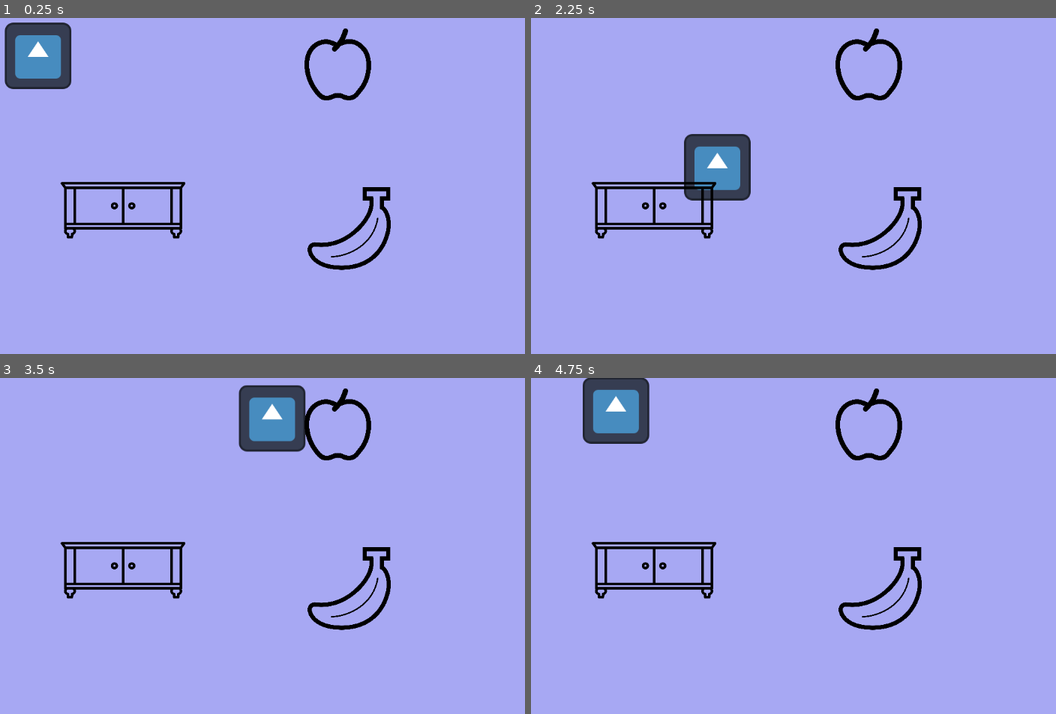
Above: before the commit, frames 1-4 (two rows, left to right).
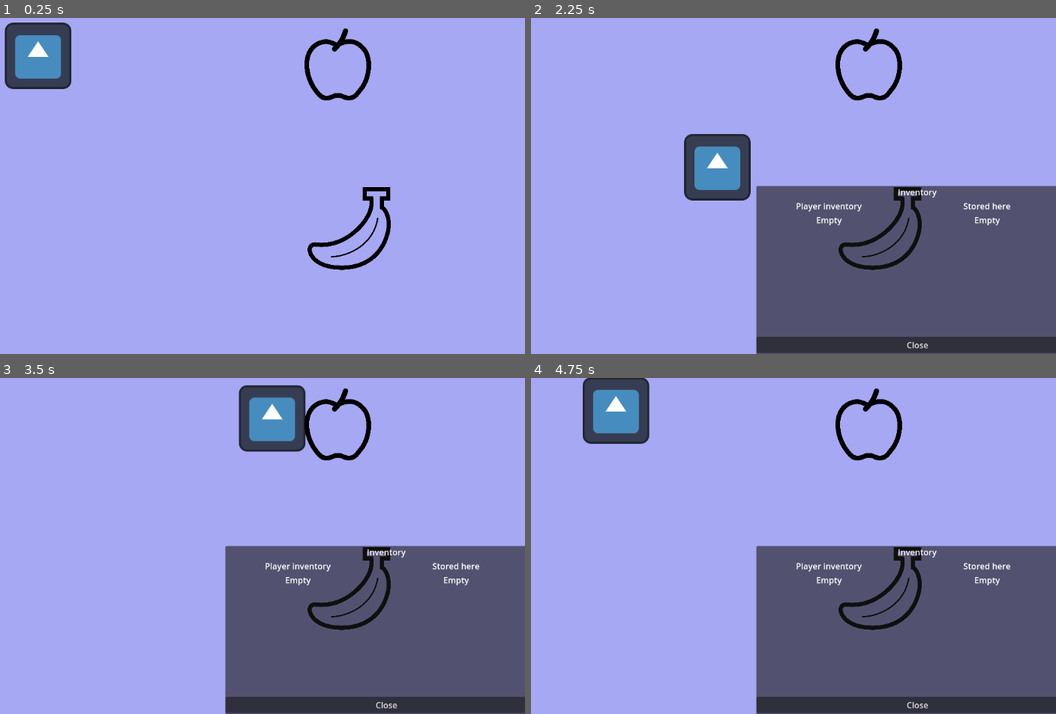
Above: after the commit, the same moments.

Repository: jaslone1/Godot-game
Game: Godot game, scene res://src/worlds/World.tscn
The game is run twice, just before and just after one commit, with the same random seed, the same clock (stepped at 60 frames per second) and the same inputs. The engine's default icon, where the game draws it, is replaced by a stand-in: a white triangle on a blue panel in a dark square.
Inputs:
- Up to frame 1 (0.25 s): no input
- Up to frame 2 (2.25 s): tap Enter at 0.5 s; hold Right (ui_right) 0.53-1.28 s; tap G at 0.6, 1.35, 2.1 s; hold Down (ui_down) 1.28-2.03 s; hold Right (ui_right) from 2.03 s (still down)
- Up to frame 3 (3.5 s): release Right (ui_right) at 2.78 s; hold Up (ui_up) from 2.78 s (still down); tap G at 2.85 s
- Up to frame 4 (4.75 s): release Up (ui_up) at 3.53 s; hold Left (ui_left) from 3.53 s (still down); tap G at 3.6, 4.35 s

The runs differ from the first frame. In frame 1, 1.2% of the frame differs, in the area x 11-36%, y 48-66%; in frame 2, 29%; in frame 3, 29%, in the area x 11-100%, y 48-100%; in frame 4, 29%.

Commit message:
Add two-way storage menus for player and shelf inventories without changing shelf visuals.

Diff:
--- a/src/autoloads/inventory_manager.gd
+++ b/src/autoloads/inventory_manager.gd
@@ -11,33 +11,29 @@
 	inventory_updated.emit()
 	print("Inventory now contains: ", items.size(), " items.")
 
-func remove_item(item: ItemData) -> void:
-	if item == null:
-		return
+func remove_item(item: ItemData) -> bool:
+	if item == null or not items.has(item):
+		return false
 	items.erase(item)
 	inventory_updated.emit()
+	return true
 
 func get_placeable_items_for(target_type: String) -> Array[ItemData]:
 	var options: Array[ItemData] = []
 	for item in items:
-		if item == null:
-			continue
-		if not item.is_placeable:
+		if item == null or not item.is_placeable:
 			continue
 		if item.placeable_on.is_empty() or item.placeable_on.has(target_type):
 			options.append(item)
 	return options
 
 func drop_item(item: ItemData, drop_position: Vector2) -> void:
-	if item == null:
+	if not remove_item(item):
 		return
-	if items.has(item):
-		items.erase(item)
-		inventory_updated.emit()
 
-		var pickup_scene = load("res://src/objects/pickup/pickup_item.tscn")
-		var new_pickup = pickup_scene.instantiate()
-		new_pickup.item_data = item
-		new_pickup.global_position = drop_position
-		get_tree().current_scene.add_child(new_pickup)
-		print("Dropped: ", item.name)
+	var pickup_scene = load("res://src/objects/pickup/pickup_item.tscn")
+	var new_pickup = pickup_scene.instantiate()
+	new_pickup.item_data = item
+	new_pickup.global_position = drop_position
+	get_tree().current_scene.add_child(new_pickup)
+	print("Dropped: ", item.name)
--- a/src/autoloads/ui_manager.gd
+++ b/src/autoloads/ui_manager.gd
@@ -1,43 +1,91 @@
 extends Node
 
-var active_target_furniture: Node2D = null
+var active_target: Node2D = null
+var active_player: Node2D = null
 
-func show_placement_menu(options: Array[ItemData], target_furniture: Node2D) -> void:
-	active_target_furniture = target_furniture
+func show_storage_menu(target: Node2D, player: Node2D) -> void:
+	if not is_instance_valid(target) or not is_instance_valid(player):
+		return
+	if active_target != null:
+		return
 
-	var canvas = CanvasLayer.new()
-	var panel = PanelContainer.new()
-	var vbox = VBoxContainer.new()
+	active_target = target
+	active_player = player
 
-	panel.custom_minimum_size = Vector2(300, 200)
+	var canvas := CanvasLayer.new()
+	canvas.name = "StorageMenu"
+	var panel := PanelContainer.new()
+	panel.custom_minimum_size = Vector2(620, 360)
 	panel.set_anchors_and_offsets_preset(Control.PRESET_CENTER)
 
-	var label = Label.new()
-	label.text = "Choose an item to place:"
-	label.horizontal_alignment = HORIZONTAL_ALIGNMENT_CENTER
-	vbox.add_child(label)
+	var root := VBoxContainer.new()
+	var title := Label.new()
+	title.text = "Inventory"
+	title.horizontal_alignment = HORIZONTAL_ALIGNMENT_CENTER
+	root.add_child(title)
 
-	for item in options:
-		var btn = Button.new()
-		btn.text = item.display_name if item.display_name != "" else item.name
-		if item.texture != null:
-			btn.icon = item.texture
-		btn.icon_alignment = HORIZONTAL_ALIGNMENT_LEFT
-		btn.pressed.connect(func(): _on_item_selected(item, canvas))
-		vbox.add_child(btn)
+	var columns := HBoxContainer.new()
+	columns.add_theme_constant_override("separation", 24)
+	columns.add_child(_build_inventory_column("Player inventory", Inventory.items, target, player, canvas))
+	columns.add_child(_build_inventory_column("Stored here", target.get_stored_items(), target, player, canvas))
+	root.add_child(columns)
 
-	var cancel_btn = Button.new()
-	cancel_btn.text = "Cancel"
-	cancel_btn.pressed.connect(func(): canvas.queue_free())
-	vbox.add_child(cancel_btn)
+	var close_button := Button.new()
+	close_button.text = "Close"
+	close_button.pressed.connect(func(): _close_storage_menu(canvas))
+	root.add_child(close_button)
 
-	panel.add_child(vbox)
+	panel.add_child(root)
 	canvas.add_child(panel)
 	get_tree().current_scene.add_child(canvas)
 
-func _on_item_selected(item: ItemData, canvas_to_destroy: CanvasLayer) -> void:
-	if active_target_furniture != null and active_target_furniture.has_method("receive_placed_item"):
-		active_target_furniture.receive_placed_item(item)
+func _build_inventory_column(title_text: String, items: Array[ItemData], target: Node2D, player: Node2D, canvas: CanvasLayer) -> Control:
+	var column := VBoxContainer.new()
+	column.custom_minimum_size = Vector2(280, 260)
 
-	canvas_to_destroy.queue_free()
-	active_target_furniture = null
+	var title := Label.new()
+	title.text = title_text
+	title.horizontal_alignment = HORIZONTAL_ALIGNMENT_CENTER
+	column.add_child(title)
+
+	if items.is_empty():
+		var empty_label := Label.new()
+		empty_label.text = "Empty"
+		empty_label.horizontal_alignment = HORIZONTAL_ALIGNMENT_CENTER
+		column.add_child(empty_label)
+		return column
+
+	for item in items:
+		var button := Button.new()
+		button.text = item.name
+		if item.texture != null:
+			button.icon = item.texture
+
+		if title_text == "Player inventory":
+			button.text = "Add  " + item.name
+			button.disabled = not target.can_accept_item(item) or target.is_storage_full()
+			button.pressed.connect(func(): _store_item(item, target, player, canvas))
+		else:
+			button.text = "Take  " + item.name
+			button.pressed.connect(func(): _take_item(item, target, player, canvas))
+		column.add_child(button)
+
+	return column
+
+func _store_item(item: ItemData, target: Node2D, player: Node2D, canvas: CanvasLayer) -> void:
+	if target.store_item(item):
+		_refresh_storage_menu(canvas, target, player)
+
+func _take_item(item: ItemData, target: Node2D, player: Node2D, canvas: CanvasLayer) -> void:
+	if target.take_item(item):
+		_refresh_storage_menu(canvas, target, player)
+
+func _refresh_storage_menu(canvas: CanvasLayer, target: Node2D, player: Node2D) -> void:
+	_close_storage_menu(canvas)
+	call_deferred("show_storage_menu", target, player)
+
+func _close_storage_menu(canvas: CanvasLayer) -> void:
+	if is_instance_valid(canvas):
+		canvas.queue_free()
+	active_target = null
+	active_player = null
--- a/src/objects/container/shelf.tscn
+++ b/src/objects/container/shelf.tscn
@@ -1,7 +1,6 @@
-[gd_scene load_steps=5 format=3 uid="uid://beh5iv6nitvi1"]
+[gd_scene load_steps=3 format=3 uid="uid://beh5iv6nitvi1"]
 
 [ext_resource type="Script" path="res://src/objects/container/shelf.gd" id="1_fhovi"]
-[ext_resource type="Texture2D" uid="uid://ppdxwstbg2fb" path="res://icons/sideboard-svgrepo-com.svg" id="2_3w8sr"]
 
 [sub_resource type="RectangleShape2D" id="RectangleShape2D_mp1u1"]
 size = Vector2(190, 192)
@@ -12,13 +11,6 @@
 [node name="Shelf" type="Area2D"]
 script = ExtResource("1_fhovi")
 
-[node name="HeldItemSprite" type="Sprite2D" parent="."]
-modulate = Color(1, 1, 0, 1)
-self_modulate = Color(1, 1, 0.0196078, 1)
-position = Vector2(2, 9)
-scale = Vector2(1.5, 1.46875)
-texture = ExtResource("2_3w8sr")
-
 [node name="CollisionShape2D" type="CollisionShape2D" parent="."]
 position = Vector2(1, 8)
 shape = SubResource("RectangleShape2D_mp1u1")
--- a/src/objects/placeable_base.gd
+++ b/src/objects/placeable_base.gd
@@ -1,17 +1,25 @@
 extends Area2D
 
-@onready var held_item_sprite: Sprite2D = $HeldItemSprite
+@export var accepted_types: PackedStringArray = []
+@export var max_items: int = 12
 
-var accepted_types: Array[String] = ["surface"]
-var item_on_top: ItemData = null
+var stored_items: Array[ItemData] = []
+
+signal storage_updated
 
 func _ready() -> void:
 	body_entered.connect(_on_body_entered)
 
+func get_stored_items() -> Array[ItemData]:
+	return stored_items
+
+func is_storage_full() -> bool:
+	return stored_items.size() >= max_items
+
 func can_accept_item(item: ItemData) -> bool:
-	if item == null or not item.is_placeable:
+	if item == null or not item.is_placeable or is_storage_full():
 		return false
-	if item.placeable_on.is_empty():
+	if accepted_types.is_empty() or item.placeable_on.is_empty():
 		return true
 	for accepted_type in accepted_types:
 		if item.placeable_on.has(accepted_type):
@@ -20,32 +28,23 @@
 
 func _on_body_entered(body: Node2D) -> void:
 	if body.is_in_group("Player"):
-		if item_on_top != null:
-			print("This surface is full! It has a ", item_on_top.name)
-			return
+		UIManager.show_storage_menu(self, body)
 
-		var placeable_options = Inventory.get_placeable_items_for(accepted_types[0])
-		if placeable_options.is_empty():
-			print("You ran into the surface, but you have no items to place here!")
-			return
+func store_item(item: ItemData) -> bool:
+	if not can_accept_item(item):
+		return false
+	if not Inventory.remove_item(item):
+		return false
+	stored_items.append(item)
+	storage_updated.emit()
+	print("Stored ", item.name)
+	return true
 
-		UIManager.show_placement_menu(placeable_options, self)
-
-func receive_placed_item(item: ItemData) -> void:
-	if not can_accept_item(item):
-		return
-
-	item_on_top = item
-	Inventory.remove_item(item)
-	Inventory.inventory_updated.emit()
-
-	if item.texture != null:
-		held_item_sprite.texture = item.texture
-		held_item_sprite.scale = item.item_scale
-		held_item_sprite.position = item.placement_offset
-	else:
-		held_item_sprite.texture = load("res://icons/icon.svg")
-		held_item_sprite.scale = Vector2(0.5, 0.5)
-		held_item_sprite.self_modulate = Color.DARK_GOLDENROD
-
-	print("Successfully placed ", item.name, " on the surface!")
+func take_item(item: ItemData) -> bool:
+	if not stored_items.has(item):
+		return false
+	stored_items.erase(item)
+	Inventory.add_item(item)
+	storage_updated.emit()
+	print("Taken ", item.name)
+	return true
